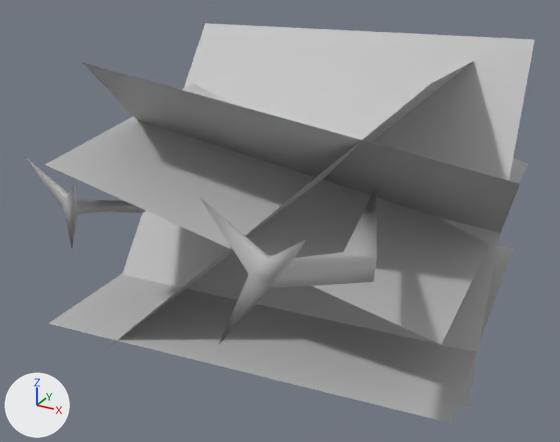
The FBX model Assets/Models/Char_DustHugger.fbx, before and after one commit.
The view is the same before and after, from a camera (50 mm lens) standing at (0.01048, -0.02108, 0.0145) and looking at (0.0002, -0.00238, 0.00515). Every picture has the same lights, and +X, +Y and +Z are marked at lower left. Where no turn or scale is listed for an object, it has been applied to the vertices.

Names of what the first picture shows: 'Char_DustHugger', 'Char_DustHuggerArmL', 'Char_DustHuggerArmR'.
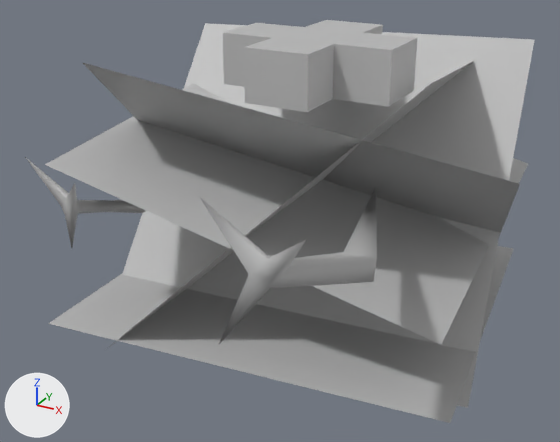
Changed parts and their boxes [x1, y1, x2, y2] in the pictures (560 x 442 px):
'Hat', added
    after: [222, 20, 418, 112]

What the commit changed:
Mesh me_mesh_003 is new.
It has 24 vertices, 22 faces and spans x -0.00274..0.00274, y -0.00264..0.00264, z -0.00079..0.00079.
It uses material mat_lambert1 (grey #bcbcbc).
Object 'Hat' (ob_hat) is new; it shows me_mesh_003.
Its location is (0.00014, 0.0001, 0.00947).
